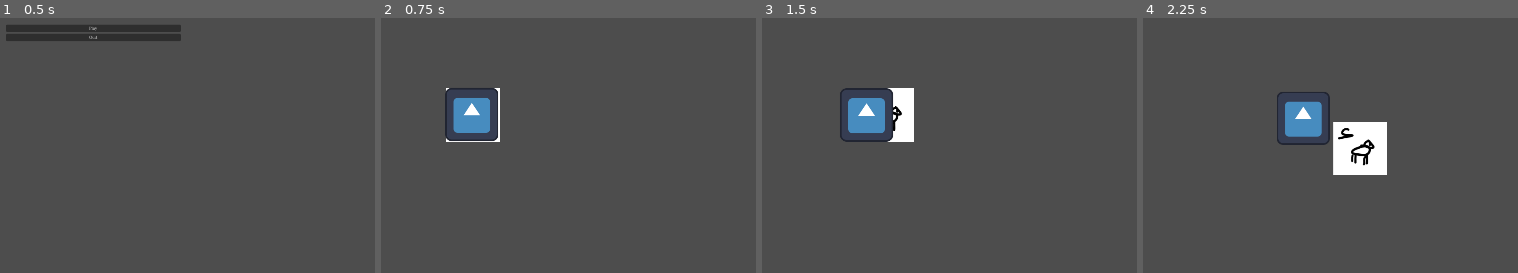
Above: before the commit, frames 1-4 (left to right).
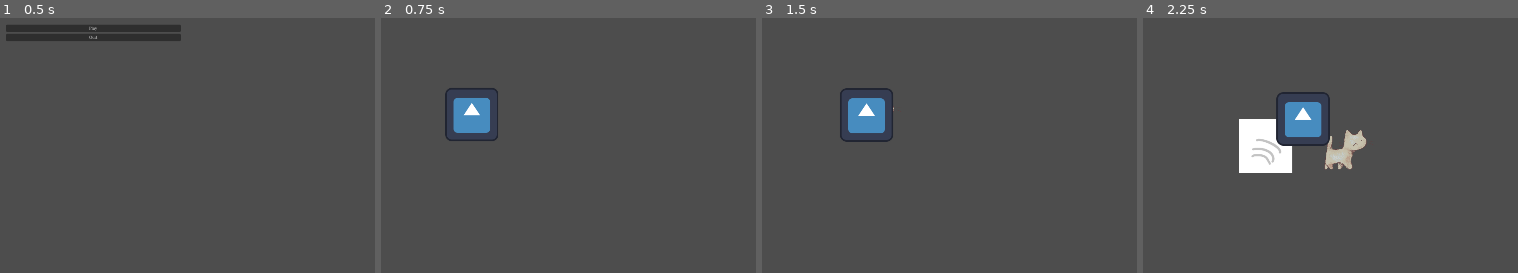
Above: after the commit, the same moments.

Repository: RobertKadak/GameCamp-2024
Game: Godot game, scene res://Menu folder/menu.tscn
Same seed, same stepped clock (60 frames per second), same inputs: the game is played once before the commit and once after it. The engine's default icon, where the game draws it, is replaced by a stand-in: a white triangle on a blue panel in a dark square.
Inputs (mouse positions are in pixels of both pictures, inside the frame that each line leads up to):
- Up to frame 1 (0.5 s): no input
- Up to frame 2 (0.75 s): click "Play" at 0.5 s
- Up to frame 3 (1.5 s): move the mouse to (1028, 91) at 1.27 s; hold D (move_right) from 1.28 s (still down); right-click (1028, 91) at 1.35 s
- Up to frame 4 (2.25 s): move the mouse to (outside the picture) at 2.02 s; release D (move_right) at 2.03 s; hold S (move_down) from 2.03 s (still down); click (outside the picture) at 2.1 s

Frame 1 is identical in both runs. In frame 2, 0.2% of the frame differs, in the area x 17-32%, y 27-49%; in frame 3, 1.2%; in frame 4, 6.1%, in the area x 25-66%, y 29-62%.

Commit message:
Ranging attack animation + something

Diff:
--- a/characters/player/player.gd
+++ b/characters/player/player.gd
@@ -4,6 +4,9 @@
 @export var speed = 400
 @export var health = 100
 @export var melee_attack_range = 200
+@export var charging_ranged_attack = false
+@export var charging_ranged_timer = 0
+@export var charging_ranged_timer_required = 5
 
 @onready var _animated_sprite = $WalkingAnimatedSprite2D
 @onready var _melee = $Melee
@@ -18,9 +21,32 @@
 func _process(delta: float) -> void:
 	var velocity = Input.get_vector("move_left", "move_right", "move_up", "move_down")
 
-	melee_animations(velocity)
-	movement_animations(velocity)
-	movement(velocity, delta)
+	if not charging_ranged_attack:
+		melee_animations(velocity)
+		movement_animations(velocity)
+		movement(velocity, delta)
+		charge_ranged()
+	else:
+		discharge_ranged(delta)
+
+	print(delta)
+
+func charge_ranged():
+	if Input.is_action_just_pressed("attack_ranged"):
+		charging_ranged_attack = true
+		charging_ranged_timer = 0
+		_animated_sprite.play("ranged")
+
+func discharge_ranged(delta: float):
+	charging_ranged_timer += delta
+	if Input.is_action_just_released("attack_ranged"):
+		if charging_ranged_timer > charging_ranged_timer_required:
+			pass # Do the attack
+		else:
+			pass # Attack failed
+		_animated_sprite.stop()
+		charging_ranged_attack = false
+		_animated_sprite.play("walk")
 
 func melee_animations(velocity: Vector2) -> void:
 	var position_to_mouse = get_global_mouse_position() - global_position
--- a/characters/player/player.tscn
+++ b/characters/player/player.tscn
@@ -1,19 +1,32 @@
-[gd_scene load_steps=10 format=3 uid="uid://cjnjct76im3qy"]
+[gd_scene load_steps=12 format=3 uid="uid://cjnjct76im3qy"]
 
 [ext_resource type="Script" path="res://characters/player/player.gd" id="1_cwafh"]
+[ext_resource type="Texture2D" uid="uid://dfi1dcsbsqvek" path="res://characters/player/cat_walk1.png" id="2_5byhn"]
 [ext_resource type="Texture2D" uid="uid://s0fbcytcepcn" path="res://characters/player/player_melee_1.png" id="2_ctsnp"]
-[ext_resource type="Texture2D" uid="uid://dk6i1y2q74sli" path="res://characters/player/player_walk_1.png" id="2_o2l6d"]
+[ext_resource type="Texture2D" uid="uid://dd7f3qbbqqxm5" path="res://characters/player/ranged/cat_ranged1.png" id="2_xbiry"]
 [ext_resource type="Texture2D" uid="uid://bjw1dqmpw1dj6" path="res://characters/player/player_melee_2.png" id="3_m4d4m"]
-[ext_resource type="Texture2D" uid="uid://dusmyi12gw21t" path="res://characters/player/player_walk_2.png" id="3_wjyxv"]
+[ext_resource type="Texture2D" uid="uid://c62imnkhtspp" path="res://characters/player/cat_walk2.png" id="3_nlxon"]
+[ext_resource type="Texture2D" uid="uid://ct58yg1352ksx" path="res://characters/player/ranged/cat_ranged2.png" id="3_u1u21"]
 
 [sub_resource type="SpriteFrames" id="SpriteFrames_wbfjh"]
 animations = [{
 "frames": [{
 "duration": 1.0,
-"texture": ExtResource("2_o2l6d")
+"texture": ExtResource("2_xbiry")
 }, {
 "duration": 1.0,
-"texture": ExtResource("3_wjyxv")
+"texture": ExtResource("3_u1u21")
+}],
+"loop": true,
+"name": &"ranged",
+"speed": 6.0
+}, {
+"frames": [{
+"duration": 1.0,
+"texture": ExtResource("2_5byhn")
+}, {
+"duration": 1.0,
+"texture": ExtResource("3_nlxon")
 }],
 "loop": true,
 "name": &"walk",
@@ -48,9 +61,11 @@
 script = ExtResource("1_cwafh")
 
 [node name="WalkingAnimatedSprite2D" type="AnimatedSprite2D" parent="."]
+position = Vector2(8.58307e-06, 0.499993)
+scale = Vector2(0.128, 0.127)
 sprite_frames = SubResource("SpriteFrames_wbfjh")
 animation = &"walk"
-frame_progress = 0.977247
+frame_progress = 0.717983
 
 [node name="CollisionShape2D" type="CollisionShape2D" parent="."]
 shape = SubResource("RectangleShape2D_f42hs")
--- a/project.godot
+++ b/project.godot
@@ -57,6 +57,11 @@
 }
 attack_melee={
 "deadzone": 0.5,
-"events": [Object(InputEventKey,"resource_local_to_scene":false,"resource_name":"","device":-1,"window_id":0,"alt_pressed":false,"shift_pressed":false,"ctrl_pressed":false,"meta_pressed":false,"pressed":false,"keycode":0,"physical_keycode":32,"key_label":0,"unicode":32,"location":0,"echo":false,"script":null)
+"events": [Object(InputEventMouseButton,"resource_local_to_scene":false,"resource_name":"","device":-1,"window_id":0,"alt_pressed":false,"shift_pressed":false,"ctrl_pressed":false,"meta_pressed":false,"button_mask":1,"position":Vector2(160, 15),"global_position":Vector2(169, 61),"factor":1.0,"button_index":1,"canceled":false,"pressed":true,"double_click":false,"script":null)
 ]
 }
+attack_ranged={
+"deadzone": 0.5,
+"events": [Object(InputEventMouseButton,"resource_local_to_scene":false,"resource_name":"","device":-1,"window_id":0,"alt_pressed":false,"shift_pressed":false,"ctrl_pressed":false,"meta_pressed":false,"button_mask":2,"position":Vector2(267, 13),"global_position":Vector2(276, 59),"factor":1.0,"button_index":2,"canceled":false,"pressed":true,"double_click":false,"script":null)
+]
+}
Binary file added: characters/player/cat_walk1.png
Not shown, added: characters/player/cat_walk1.png.import
Binary file added: characters/player/cat_walk2.png
Not shown, added: characters/player/cat_walk2.png.import
Binary file added: characters/player/ranged/cat_ranged1.png
Not shown, added: characters/player/ranged/cat_ranged1.png.import
Binary file added: characters/player/ranged/cat_ranged2.png
Not shown, added: characters/player/ranged/cat_ranged2.png.import
